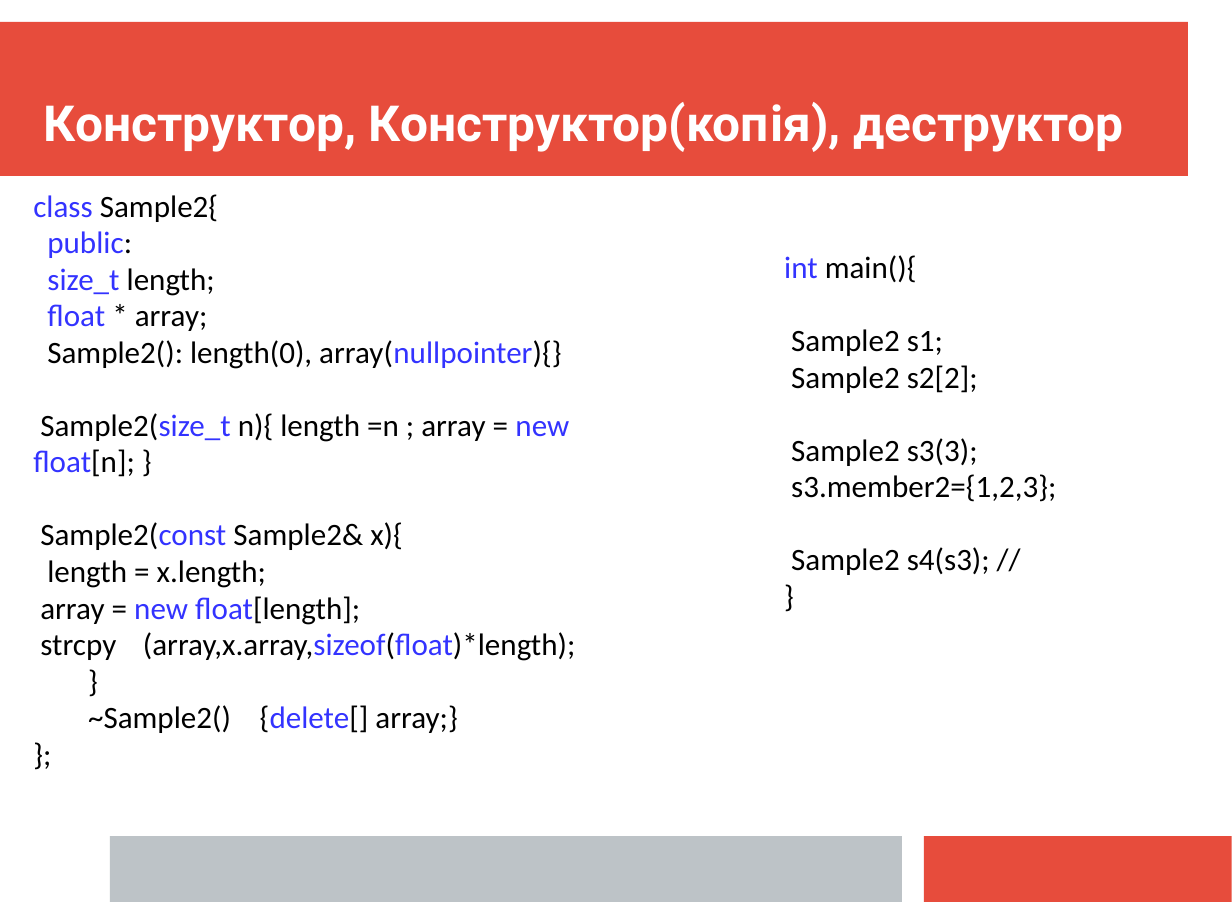
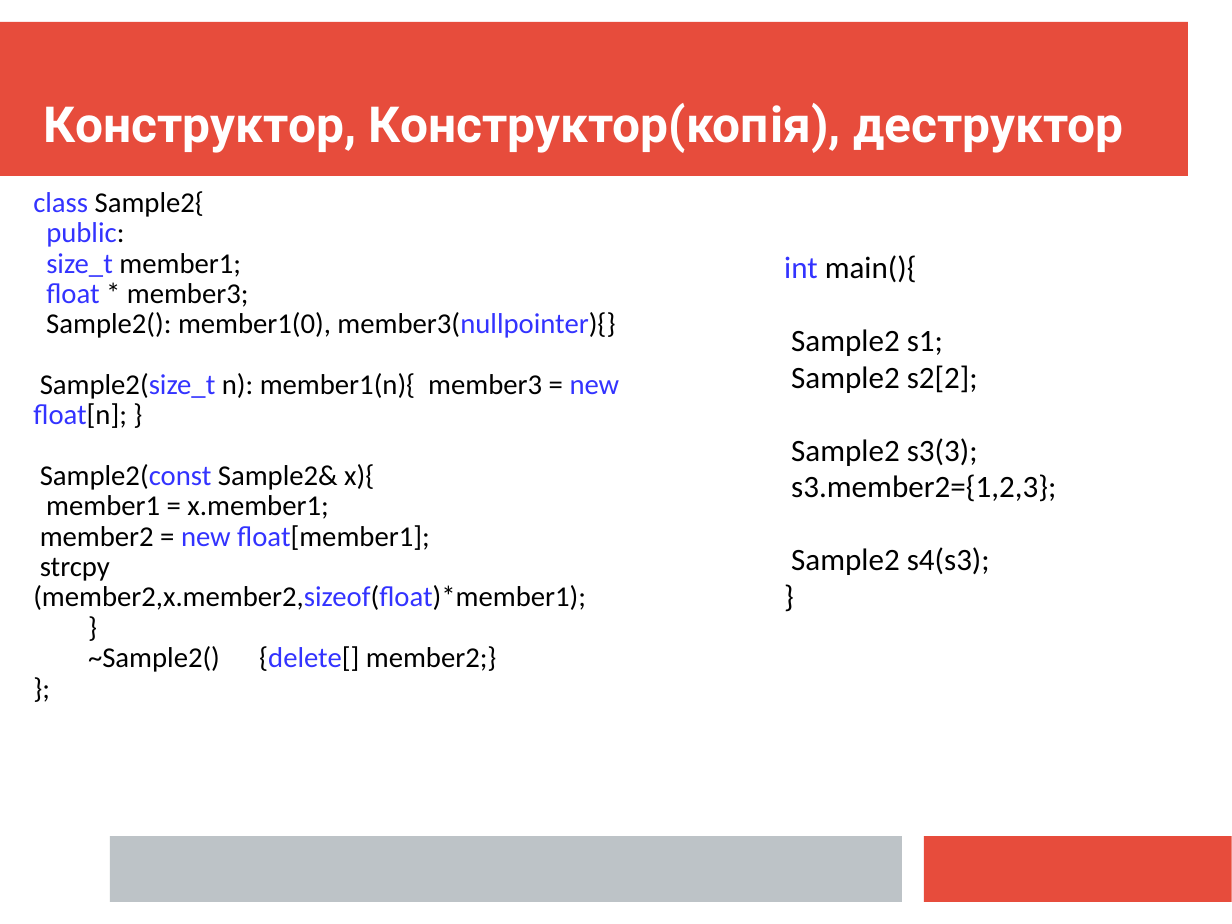
Before and after one commit to mecchmatProjects/CppCourse, a slide deck: slide 14 of Lect08/CppTutorUkr8.ppt. Drawn at 1232x924 pixels with LibreOffice and Linux fonts; fonts in the diff are those of the drawing. Boxes give left, top, right and bottom in pixels: in the first picture for what was removed or moved away, otherwise in the second. Text is boxed around its words. In the diff, an @@ line names an element or a change of style, - is before the commit and + after.

```diff
--- a/Lect08/CppTutorUkr8.ppt
+++ b/Lect08/CppTutorUkr8.ppt
@@ text at (33,191,374,490): size 20 to 18.5 pt in "class Sample2{", "public:", "Sample2(const Sample2& x){", "}" and 1 more places; line spacing 0.98 to 0.88 @@
@@ text at (33,253,620,428): text changed; size 20 to 18.5 pt @@
-size_t length;
-float * array;
-Sample2(): length(0), array(nullpointer){}
-Sample2(size_t n){ length =n ; array = new float[n]; }
+size_t member1;
+float * member3;
+Sample2(): member1(0), member3(nullpointer){}
+Sample2(size_t n): member1(n){ member3 = new float[n]; }
@@ text at (33,495,586,610): text changed; size 20 to 18.5 pt @@
-length = x.length;
-array = new float[length];
-strcpy (array,x.array,sizeof(float)*length);
+member1 = x.member1;
+member2 = new float[member1];
+strcpy (member2,x.member2,sizeof(float)*member1);
@@ text at (88,646,497,672): text changed; size 20 to 18.5 pt @@
-~Sample2() {delete[] array;}
+~Sample2() {delete[] member2;}
```
Also in this commit, not shown: 16 other slides changed, 1 slide removed, 11 other files.
